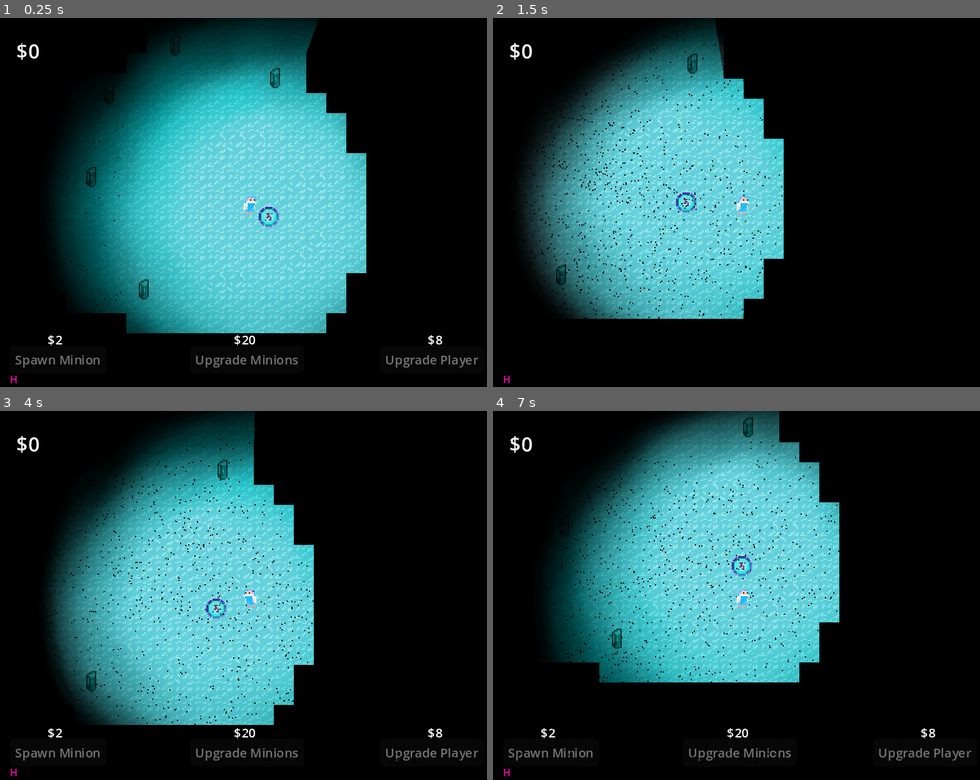
Above: before the commit, frames 1-4 (two rows, left to right).
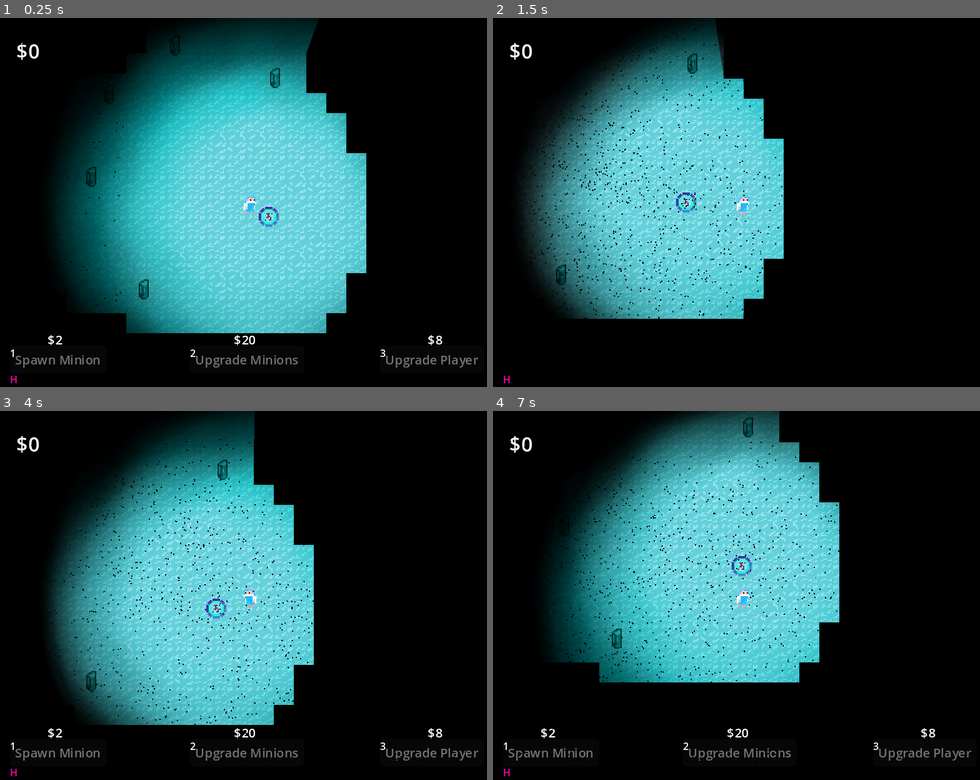
Above: after the commit, the same moments.

Repository: ConnorChow/LudumDare2024
Game: Godot game, scene res://Scenes/World.tscn
The game is run twice, just before and just after one commit, with the same random seed, the same clock (stepped at 60 frames per second) and the same inputs.
Inputs (mouse positions are in pixels of both pictures, inside the frame that each line leads up to):
- Up to frame 1 (0.25 s): no input
- Up to frame 2 (1.5 s): move the mouse to (853, 187) at 0.52 s; hold Right (right) 0.53-1.28 s; tap 1 (1) at 0.6 s; tap 2 (2) at 0.8, 1.35 s; move the mouse to (643, 224) at 1.27 s; hold Down (down) from 1.28 s (still down)
- Up to frame 3 (4 s): tap 3 (3) at 1.55, 2.1 s; move the mouse to (301, 514) at 2.02 s; release Down (down) at 2.03 s; hold Right (right) 2.03-2.78 s; tap 4 (4) at 2.3, 2.85 s; move the mouse to (224, 672) at 2.77 s; hold Up (up) 2.78-3.53 s; tap 1 (1) at 3.05, 3.6 s; move the mouse to (399, 654) at 3.52 s; hold Left (left) from 3.53 s (still down); tap 2 (2) at 3.8 s
- Up to frame 4 (7 s): move the mouse to (595, 543) at 4.27 s; tap 2 (2) at 4.35, 6.8 s; tap 3 (3) at 4.55, 5.1 s; move the mouse to (765, 599) at 5.02 s; release Left (left) at 5.03 s; hold Down (down) 5.03-5.78 s; tap 4 (4) at 5.3, 5.85 s; move the mouse to (668, 503) at 5.77 s; hold Right (right) 5.78-6.53 s; tap 1 (1) at 6.05 s; move the mouse to (853, 580) at 6.52 s; hold Up (up) from 6.53 s (still down); tap 5 (5) at 6.6 s

The runs differ from the first frame. In frame 1, less than 0.1% of the frame differs, in the area x 2-80%, y 89-92%; in frame 2, nothing differs; in frame 3, less than 0.1%; in frame 4, less than 0.1%.

Commit message:
updated help

Diff:
--- a/Player/Player.tscn
+++ b/Player/Player.tscn
@@ -193,6 +193,36 @@
 theme_override_font_sizes/font_size = 10
 disabled = true
 text = "Upgrade Player"
+
+[node name="Label" type="Label" parent="UiNodes/buyMenu"]
+use_parent_material = true
+layout_mode = 0
+offset_left = 1043.0
+offset_top = 884.0
+offset_right = 1083.0
+offset_bottom = 907.0
+theme_override_font_sizes/font_size = 8
+text = "1"
+
+[node name="Label2" type="Label" parent="UiNodes/buyMenu"]
+use_parent_material = true
+layout_mode = 0
+offset_left = 1187.0
+offset_top = 884.0
+offset_right = 1227.0
+offset_bottom = 907.0
+theme_override_font_sizes/font_size = 8
+text = "2"
+
+[node name="Label3" type="Label" parent="UiNodes/buyMenu"]
+use_parent_material = true
+layout_mode = 0
+offset_left = 1339.0
+offset_top = 884.0
+offset_right = 1379.0
+offset_bottom = 907.0
+theme_override_font_sizes/font_size = 8
+text = "3"
 
 [node name="placeWheel" type="Control" parent="UiNodes"]
 use_parent_material = true
--- a/Scenes/Tutorial.tscn
+++ b/Scenes/Tutorial.tscn
@@ -31,15 +31,16 @@
 use_parent_material = true
 offset_top = 8.0
 offset_right = 128.0
-offset_bottom = 232.0
+offset_bottom = 273.0
 theme_override_styles/panel = SubResource("StyleBoxFlat_8mmvg")
 
 [node name="Label" type="Label" parent="PanelContainer"]
 use_parent_material = true
 layout_mode = 2
 size_flags_vertical = 1
-theme_override_font_sizes/font_size = 8
+theme_override_font_sizes/font_size = 7
 text = "Controls:
+
 H to show / hide Help Window
 
 WASD / Arrows to walk
@@ -51,7 +52,8 @@
 Move to your base to buy units and upgrades
 
 Tab / Mouse 3 / NUM 0 to show / hide building menu
-"
+
+M2 / Control / Num Period to open the minion control wheel. These can be used while no wheels are shown"
 horizontal_alignment = 1
 autowrap_mode = 3
 
@@ -61,15 +63,16 @@
 offset_left = 136.0
 offset_top = 8.0
 offset_right = 264.0
-offset_bottom = 292.0
+offset_bottom = 273.0
 theme_override_styles/panel = SubResource("StyleBoxFlat_8mmvg")
 
 [node name="Label" type="Label" parent="PanelContainer2"]
 use_parent_material = true
 layout_mode = 2
 size_flags_vertical = 1
-theme_override_font_sizes/font_size = 8
+theme_override_font_sizes/font_size = 7
 text = "Instructions:
+
 Gather the elemental gems to build your army and improve your abilities to fight the encroaching entities.
 
 Defeat your enemies! By claiming your opponents heart, and taking it back to your base you have claimed victory over them. Collect all 6 to win!
@@ -86,15 +89,16 @@
 offset_left = 272.0
 offset_top = 8.0
 offset_right = 400.0
-offset_bottom = 292.0
+offset_bottom = 272.0
 theme_override_styles/panel = SubResource("StyleBoxFlat_8mmvg")
 
 [node name="Label" type="Label" parent="PanelContainer3"]
 use_parent_material = true
 layout_mode = 2
 size_flags_vertical = 1
-theme_override_font_sizes/font_size = 8
+theme_override_font_sizes/font_size = 7
 text = "Instructions:
+
 Guide your minions in combat and collection. They will aid you to the death.
 
 Minions can be left to complete tasks automatically, but will not search very far.
